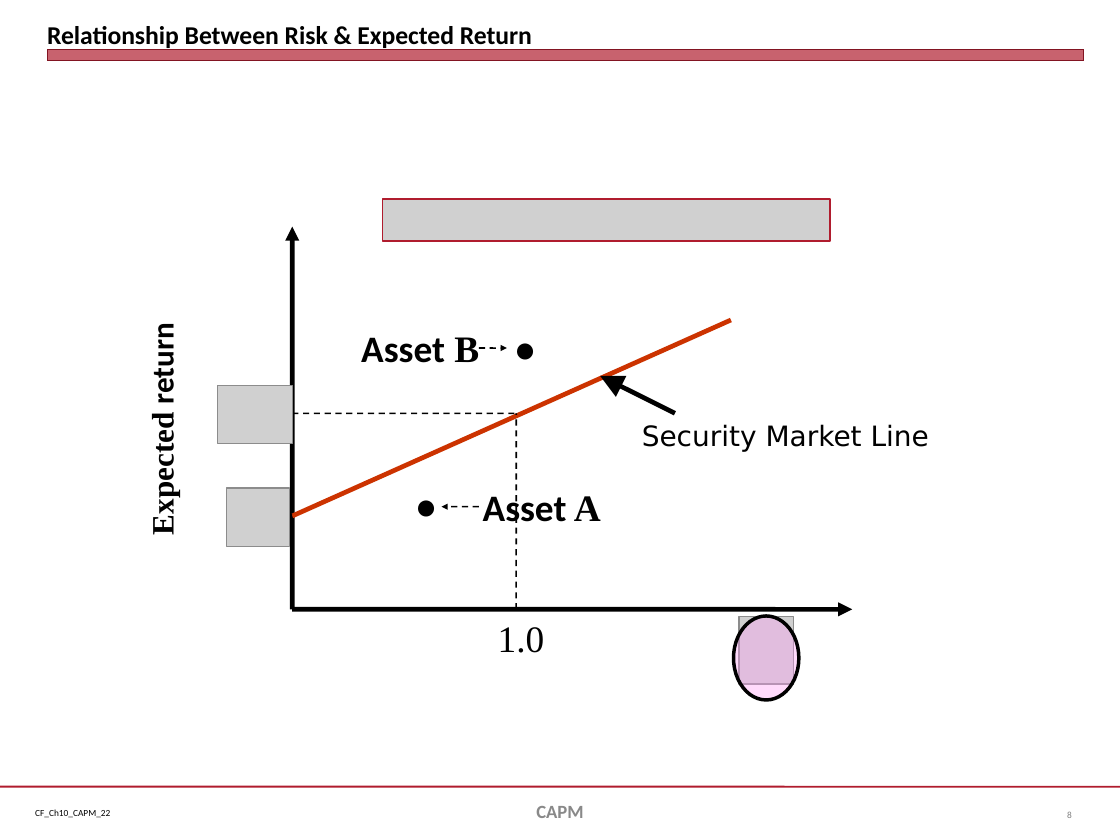
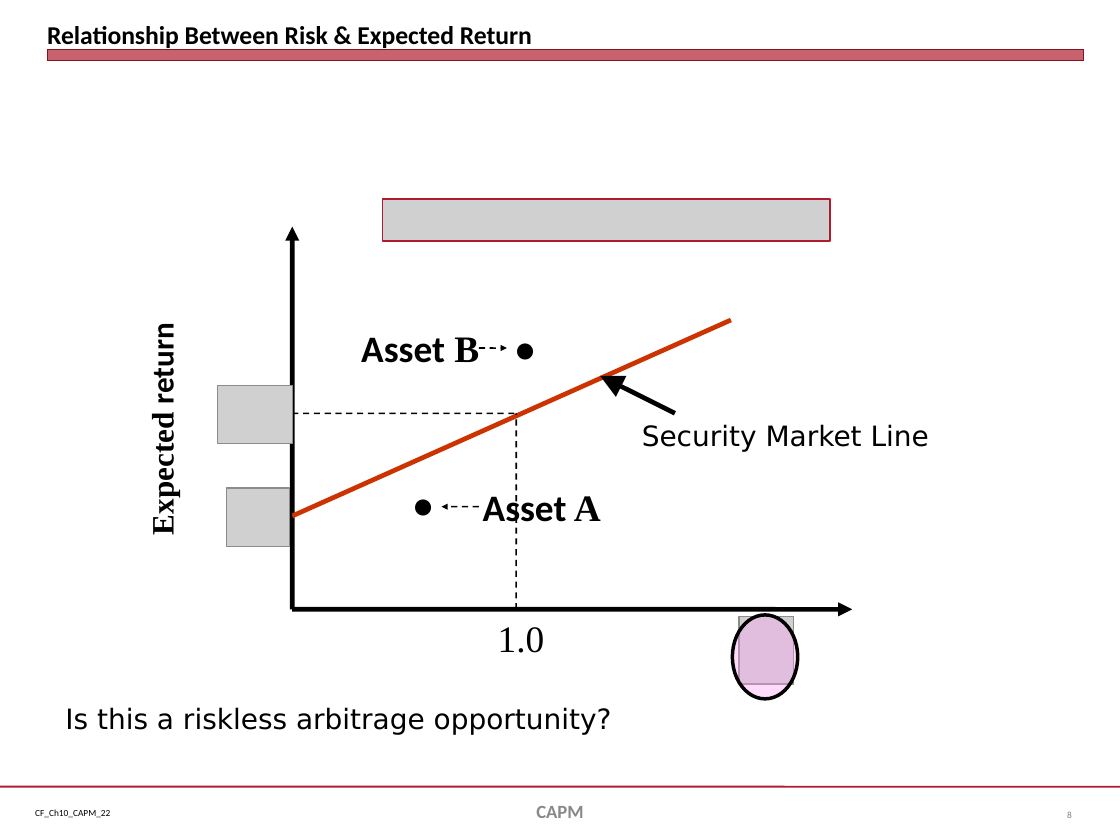
Before and after one commit to jmc877/Corporate-Finance, a slide deck: slide 8 of slides/CF_Ch10_CAPM_22.pptx. Drawn at 1120x840 pixels with LibreOffice and Linux fonts; fonts in the diff are those of the drawing; grey boxes stand for pictures. Boxes give left, top, right and bottom in pixels: in the first picture for what was removed or moved away, otherwise in the second. Text is boxed around its words. In the diff, an @@ line names an element or a change of style, - is before the commit and + after.

```diff
--- a/slides/CF_Ch10_CAPM_22.pptx
+++ b/slides/CF_Ch10_CAPM_22.pptx
@@ text "●": place and size @@
-text "●" at <box>400,477,452,533</box>
+text "●" at <box>396,475,449,531</box>
@@ text added at <box>65,707,612,735</box>, 18 pt, text #000000 @@
+Is this a riskless arbitrage opportunity?
```
Also in this commit, not shown: 7 other slides changed, 14 slides removed, 4 other files.
